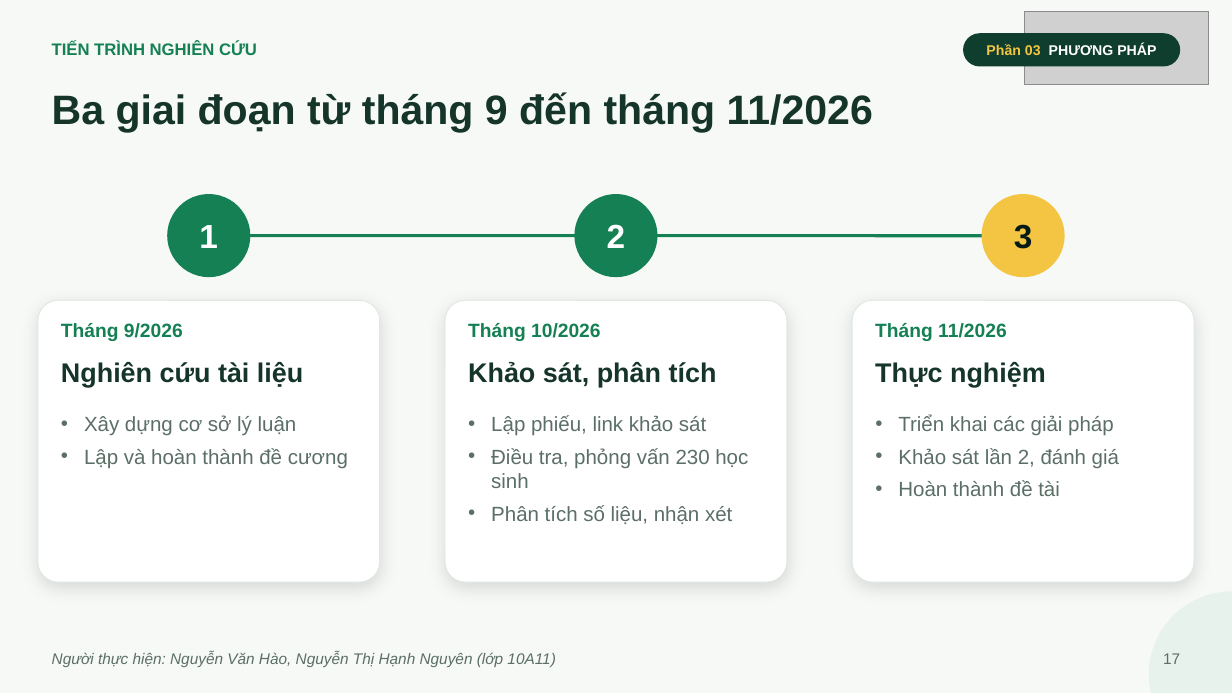
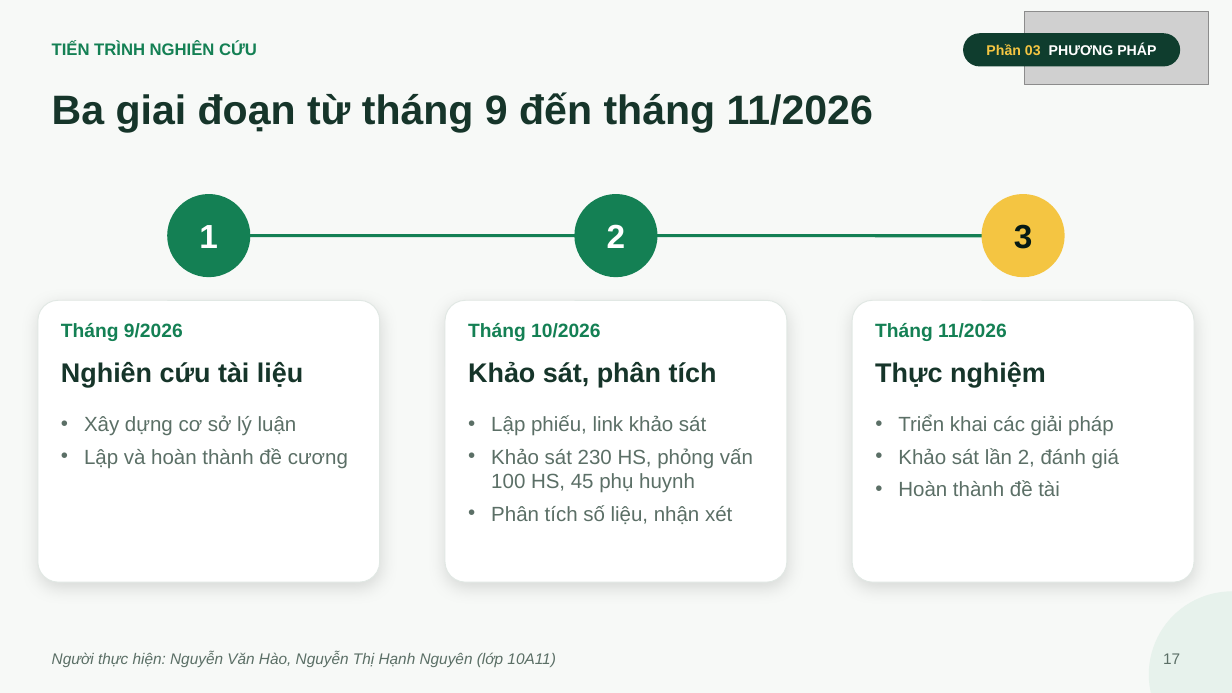
Before and after one commit to ngohuonglan2003-lab/Ppt-canva-ap-luc-dong-trang-lua, a slide deck: slide 17 of slide/Ap-luc-dong-trang-lua.pptx. Drawn at 1232x693 pixels with LibreOffice and Linux fonts; fonts in the diff are those of the drawing; grey boxes stand for pictures. Boxes give left, top, right and bottom in pixels: in the first picture for what was removed or moved away, otherwise in the second. Text is boxed around its words. In the diff, an @@ line names an element or a change of style, - is before the commit and + after.

```diff
--- a/slide/Ap-luc-dong-trang-lua.pptx
+++ b/slide/Ap-luc-dong-trang-lua.pptx
@@ text at [491,448,753,493]: text changed @@
-• Điều tra, phỏng vấn 230 học sinh
+• Khảo sát 230 HS, phỏng vấn 100 HS, 45 phụ huynh
```
Also in this commit, not shown: 12 other slides changed, 4 other files.
